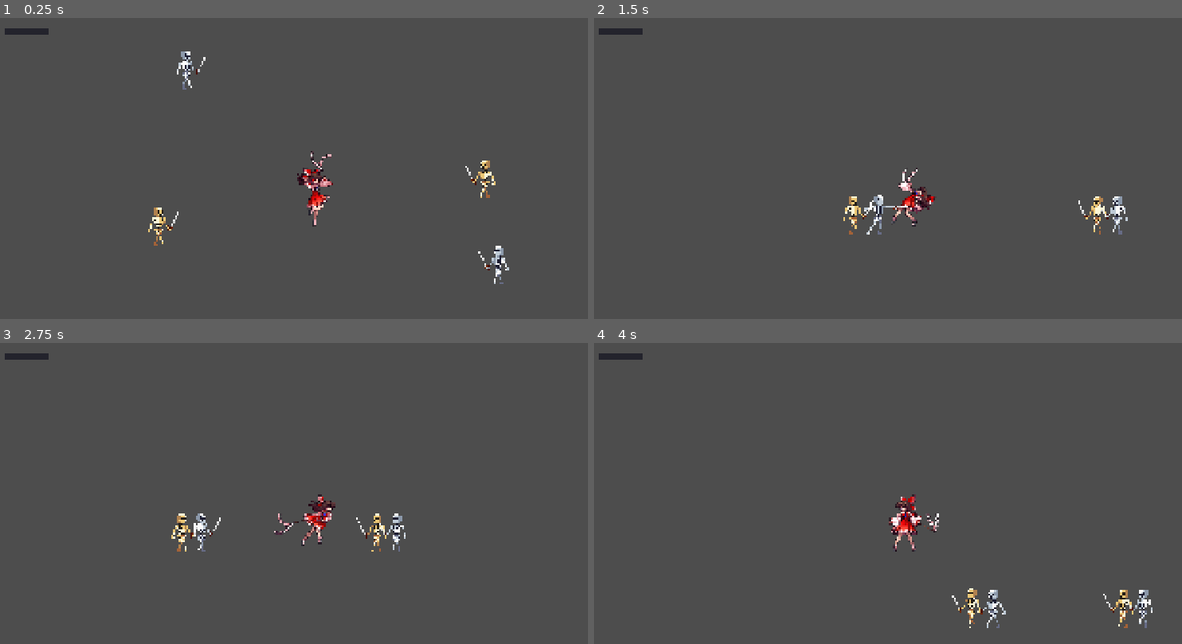
Above: before the commit, frames 1-4 (two rows, left to right).
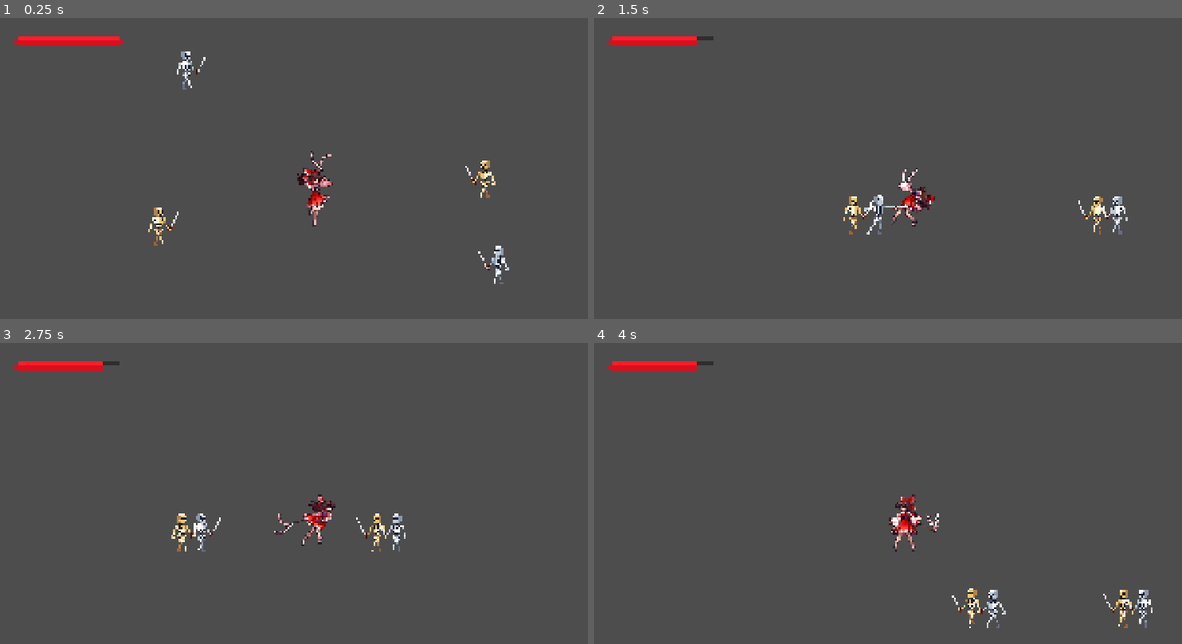
Above: after the commit, the same moments.

Repository: Shelvs-k/trabalho-godot-ufc
Game: Godot game, scene res://scenes/levels/fase_1.tscn
Two runs of this game, one before a commit and one after it. Both use one fixed random seed, a clock stepped at 60 frames per second and the inputs below.
Inputs (mouse positions are in pixels of both pictures, inside the frame that each line leads up to):
- Up to frame 1 (0.25 s): no input
- Up to frame 2 (1.5 s): move the mouse to (1046, 177) at 0.52 s; hold A (right) from 0.53 s (still down); click (1046, 177) at 0.6 s; tap W (jump) at 0.77 s; move the mouse to (776, 213) at 1.27 s; tap Shift (run) at 1.35 s
- Up to frame 3 (2.75 s): tap W (jump) at 1.52 s; move the mouse to (376, 442) at 2.02 s; release A (right) at 2.03 s; hold D (left) from 2.03 s (still down); click (376, 442) at 2.1 s
- Up to frame 4 (4 s): move the mouse to (876, 592) at 2.77 s; release D (left) at 2.78 s; hold A (right) from 2.78 s (still down); tap Shift (run) at 2.85 s; tap W (jump) at 3.02, 3.77 s; move the mouse to (1099, 574) at 3.52 s; click (1099, 574) at 3.6 s

The runs differ from the first frame. In frame 1, 0.7% of the frame differs, in the area x 0-22%, y 3-10%; in frame 2, 0.7%; in frame 3, 0.7%; in frame 4, 0.7%.

Commit message:
adicionado barra de vida definitiva

Diff:
--- a/scenes/ui/hud.tscn
+++ b/scenes/ui/hud.tscn
@@ -1,7 +1,8 @@
 [gd_scene format=3 uid="uid://db17cqo18u7bm"]
 
-[ext_resource type="Script" path="res://scripts/ui/hud.gd" id="1_hud"]
-[ext_resource type="AtlasTexture" uid="uid://qldtah12lgnl" path="res://sprites/environment/new_atlas_texture.tres" id="2_barra"]
+[ext_resource type="Script" uid="uid://cf6isxtdmkvn2" path="res://scripts/ui/hud.gd" id="1_hud"]
+[ext_resource type="Texture2D" uid="uid://bsiew42q4lwtk" path="res://sprites/environment/Health Bar/health_bar_002.png" id="2_bo48s"]
+[ext_resource type="Texture2D" uid="uid://iwgbha6ob5ku" path="res://sprites/environment/Health Bar/health_bar_001.png" id="3_8qguk"]
 
 [node name="HUD" type="CanvasLayer" unique_id=1667389072]
 script = ExtResource("1_hud")
@@ -9,24 +10,21 @@
 [node name="Interface" type="Control" parent="." unique_id=1043007268]
 layout_mode = 3
 anchors_preset = 0
-offset_right = 1920.0
-offset_bottom = 1080.0
-
-[node name="FundoBarraVida" type="ColorRect" parent="Interface"]
-offset_left = 32.0
-offset_top = 32.0
-offset_right = 168.0
-offset_bottom = 52.0
-color = Color(0.12, 0.12, 0.16, 0.9)
-mouse_filter = 2
+offset_left = 4.0
+offset_top = -2.0
+offset_right = 192.82849
+offset_bottom = 105.16758
+scale = Vector2(10.115, 10.115)
 
 [node name="BarraVida" type="TextureProgressBar" parent="Interface" unique_id=2141390181]
+texture_filter = 1
 layout_mode = 0
-offset_left = 32.0
-offset_top = 32.0
-offset_right = 168.0
-offset_bottom = 52.0
+offset_left = 5.2397423
+offset_top = 5.042016
+offset_right = 39.239742
+offset_bottom = 10.042016
+mouse_filter = 2
 max_value = 5.0
-texture_filter = 1
-texture_progress = ExtResource("2_barra")
-mouse_filter = 2
+value = 5.0
+texture_under = ExtResource("2_bo48s")
+texture_progress = ExtResource("3_8qguk")
--- a/scripts/enemies/skeleton_white.gd
+++ b/scripts/enemies/skeleton_white.gd
@@ -94,6 +94,7 @@
 			)
 
 	move_and_slide()
+	_verificar_jogador_na_hitbox()
 
 
 func _atualizar_movimento() -> void:
@@ -199,6 +200,14 @@
 
 	if alvo.has_method("receber_dano"):
 		alvo.receber_dano(dano, global_position)
+
+
+func _verificar_jogador_na_hitbox() -> void:
+	if not hitbox.monitoring or hitbox_shape.disabled:
+		return
+
+	for area in hitbox.get_overlapping_areas():
+		_on_hitbox_area_entered(area)
 
 
 func _on_hurtbox_area_entered(area: Area2D) -> void:
--- a/sprites/environment/new_atlas_texture.tres
+++ /dev/null
@@ -1,7 +0,0 @@
-[gd_resource type="AtlasTexture" format=3 uid="uid://qldtah12lgnl"]
-
-[ext_resource type="Texture2D" uid="uid://dnhx2s2eynj5m" path="res://sprites/environment/All.png" id="1_hluuy"]
-
-[resource]
-atlas = ExtResource("1_hluuy")
-region = Rect2(631, 70, 34, 5)
Binary file added: sprites/environment/Health Bar/health_bar_001.png
Not shown, added: sprites/environment/Health Bar/health_bar_001.png.import
Binary file added: sprites/environment/Health Bar/health_bar_002.png
Not shown, added: sprites/environment/Health Bar/health_bar_002.png.import
